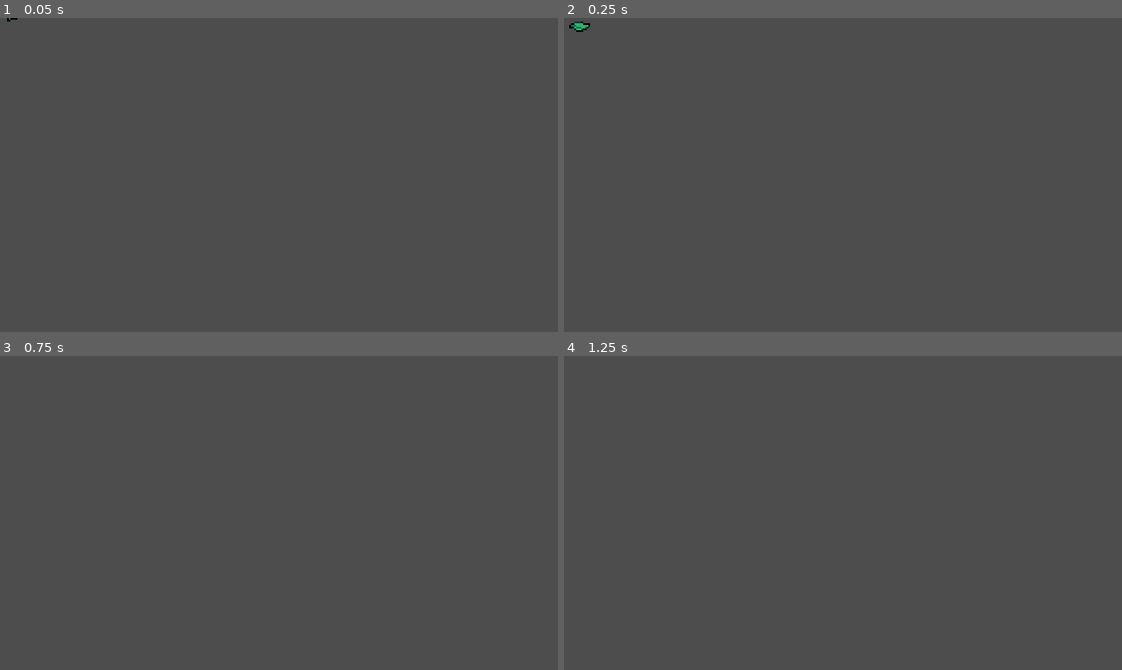
Above: before the commit, frames 1-4 (two rows, left to right).
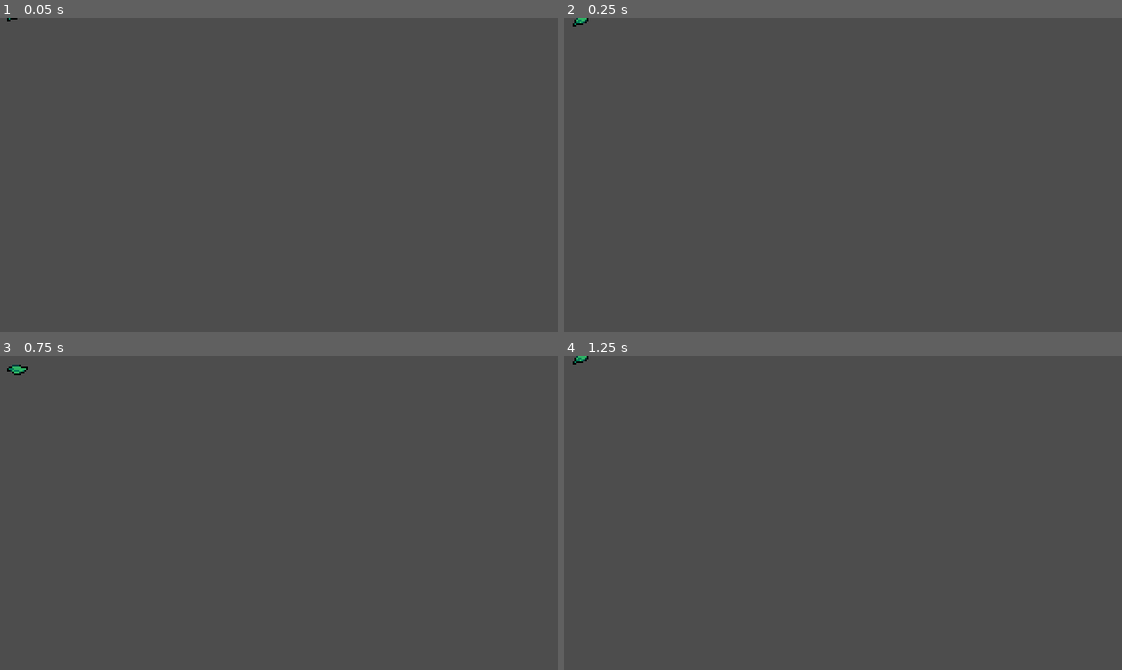
Above: after the commit, the same moments.

Repository: thaian229/Godot-Brave-Fox
Game: Godot game, scene res://scenes/effects/grass_wither_vfx.tscn
The game is run twice, just before and just after one commit, with the same random seed, the same clock (stepped at 60 frames per second) and the same inputs. This scene is started directly instead of the project's main scene.
Inputs:
- Up to frame 1 (0.05 s): no input
- Up to frame 2 (0.25 s): no input
- Up to frame 3 (0.75 s): hold Right (ui_right) from 0.53 s (still down); tap Z (attack) at 0.6 s
- Up to frame 4 (1.25 s): keep holding Right (ui_right)

Frame 1 is identical in both runs. In frame 2, 0.1% of the frame differs, in the area x 0-5%, y 0-5%; in frame 3, less than 0.1%; in frame 4, less than 0.1%.

Commit message:
add damage stats, bat die vfx and refactor

Diff:
--- a/project.godot
+++ b/project.godot
@@ -19,6 +19,11 @@
 "language": &"GDScript",
 "path": "res://scripts/grass.gd"
 }, {
+"base": "Area2D",
+"class": &"Hitbox",
+"language": &"GDScript",
+"path": "res://scripts/shared/hitbox.gd"
+}, {
 "base": "CharacterBody2D",
 "class": &"Player",
 "language": &"GDScript",
@@ -27,6 +32,7 @@
 _global_script_class_icons={
 "Damageable": "",
 "Grass": "",
+"Hitbox": "",
 "Player": ""
 }
 
--- a/scenes/bat.tscn
+++ b/scenes/bat.tscn
@@ -45,11 +45,14 @@
 texture_filter = 1
 collision_layer = 64
 script = ExtResource("1_nvqtc")
+knock_back_speed = 85
+air_friction = 85
 metadata/_edit_group_ = true
 
-[node name="Sprite2D" type="AnimatedSprite2D" parent="."]
+[node name="AnimatedSprite2D" type="AnimatedSprite2D" parent="."]
 position = Vector2(0, 3)
 frames = SubResource("SpriteFrames_7jo7b")
+playing = true
 
 [node name="CollisionShape2D" type="CollisionShape2D" parent="."]
 position = Vector2(0, 15)
@@ -69,7 +72,7 @@
 shape = SubResource("CapsuleShape2D_isdkx")
 
 [node name="Damageable" parent="." instance=ExtResource("5_o7u3y")]
-max_health = 2
+max_health = 3
 
 [connection signal="area_entered" from="Hurtbox" to="." method="_on_hurtbox_area_entered"]
 [connection signal="zero_health" from="Damageable" to="." method="_on_damageable_zero_health"]
--- a/scenes/effects/grass_wither_vfx.tscn
+++ b/scenes/effects/grass_wither_vfx.tscn
@@ -1,41 +1,37 @@
 [gd_scene load_steps=9 format=3 uid="uid://ccpgwgrntin3t"]
 
-[ext_resource type="Script" path="res://scripts/effects/grass_wither_vfx.gd" id="1_8470h"]
 [ext_resource type="Texture2D" uid="uid://5u37fr5as7m1" path="res://sprites/Effects/GrassEffect.png" id="1_dawhl"]
+[ext_resource type="Script" path="res://scripts/effects/vfx_once.gd" id="1_xqjvd"]
 
-[sub_resource type="AtlasTexture" id="AtlasTexture_reusb"]
+[sub_resource type="AtlasTexture" id="AtlasTexture_0itsm"]
 atlas = ExtResource("1_dawhl")
 region = Rect2(0, 0, 32, 32)
 
-[sub_resource type="AtlasTexture" id="AtlasTexture_xkmj7"]
+[sub_resource type="AtlasTexture" id="AtlasTexture_ytap2"]
 atlas = ExtResource("1_dawhl")
 region = Rect2(32, 0, 32, 32)
 
-[sub_resource type="AtlasTexture" id="AtlasTexture_pv08q"]
+[sub_resource type="AtlasTexture" id="AtlasTexture_h5va1"]
 atlas = ExtResource("1_dawhl")
 region = Rect2(64, 0, 32, 32)
 
-[sub_resource type="AtlasTexture" id="AtlasTexture_imax4"]
+[sub_resource type="AtlasTexture" id="AtlasTexture_tli7c"]
 atlas = ExtResource("1_dawhl")
 region = Rect2(96, 0, 32, 32)
 
-[sub_resource type="AtlasTexture" id="AtlasTexture_xnw50"]
+[sub_resource type="AtlasTexture" id="AtlasTexture_h6jsv"]
 atlas = ExtResource("1_dawhl")
 region = Rect2(128, 0, 32, 32)
 
-[sub_resource type="SpriteFrames" id="SpriteFrames_idj07"]
+[sub_resource type="SpriteFrames" id="SpriteFrames_4ad0x"]
 animations = [{
-"frames": [SubResource("AtlasTexture_reusb"), SubResource("AtlasTexture_xkmj7"), SubResource("AtlasTexture_pv08q"), SubResource("AtlasTexture_imax4"), SubResource("AtlasTexture_xnw50")],
-"loop": false,
+"frames": [SubResource("AtlasTexture_0itsm"), SubResource("AtlasTexture_ytap2"), SubResource("AtlasTexture_h5va1"), SubResource("AtlasTexture_tli7c"), SubResource("AtlasTexture_h6jsv")],
+"loop": true,
 "name": &"default",
-"speed": 10.0
+"speed": 5.0
 }]
 
-[node name="GrassWitherVfx" type="Node2D"]
+[node name="GrassWitherVfx" type="AnimatedSprite2D"]
 texture_filter = 1
-script = ExtResource("1_8470h")
-
-[node name="AnimatedSprite2D" type="AnimatedSprite2D" parent="."]
-frames = SubResource("SpriteFrames_idj07")
-
-[connection signal="animation_finished" from="AnimatedSprite2D" to="." method="_on_animated_sprite_2d_animation_finished"]
+frames = SubResource("SpriteFrames_4ad0x")
+script = ExtResource("1_xqjvd")
--- a/scenes/player.tscn
+++ b/scenes/player.tscn
@@ -767,10 +767,10 @@
 tree_root = SubResource("AnimationNodeStateMachine_sdjpc")
 anim_player = NodePath("../AnimationPlayer")
 parameters/playback = SubResource("AnimationNodeStateMachinePlayback_1qioy")
-parameters/Attack/blend_position = Vector2(0, 0)
-parameters/Idling/blend_position = Vector2(0, 0)
-parameters/Roll/blend_position = Vector2(0, -0.00645161)
-parameters/Running/blend_position = Vector2(0, 0)
+parameters/Attack/blend_position = Vector2(0, 1)
+parameters/Idling/blend_position = Vector2(0, 1)
+parameters/Roll/blend_position = Vector2(0, 1)
+parameters/Running/blend_position = Vector2(0, 1)
 
 [node name="SwordPivot" type="Node2D" parent="."]
 position = Vector2(0, -4)
@@ -779,6 +779,7 @@
 position = Vector2(16, 0)
 collision_layer = 16
 collision_mask = 8
+damage = 2
 
 [node name="CollisionShape2D" parent="SwordPivot/SwordHitbox" index="0"]
 shape = SubResource("CapsuleShape2D_ug18x")
--- /dev/null
+++ b/scenes/shared/bat_death_vfx.tscn
@@ -0,0 +1,56 @@
+[gd_scene load_steps=14 format=3 uid="uid://oobmli08jmhg"]
+
+[ext_resource type="Texture2D" uid="uid://dxfntj0gccljp" path="res://sprites/Effects/EnemyDeathEffect.png" id="1_3l3bh"]
+[ext_resource type="Script" path="res://scripts/effects/vfx_once.gd" id="2_bni1x"]
+
+[sub_resource type="AtlasTexture" id="AtlasTexture_ko045"]
+atlas = ExtResource("1_3l3bh")
+region = Rect2(0, 0, 32, 32)
+
+[sub_resource type="AtlasTexture" id="AtlasTexture_fe1es"]
+atlas = ExtResource("1_3l3bh")
+region = Rect2(32, 0, 32, 32)
+
+[sub_resource type="AtlasTexture" id="AtlasTexture_rjjoa"]
+atlas = ExtResource("1_3l3bh")
+region = Rect2(64, 0, 32, 32)
+
+[sub_resource type="AtlasTexture" id="AtlasTexture_48m8j"]
+atlas = ExtResource("1_3l3bh")
+region = Rect2(96, 0, 32, 32)
+
+[sub_resource type="AtlasTexture" id="AtlasTexture_db6th"]
+atlas = ExtResource("1_3l3bh")
+region = Rect2(128, 0, 32, 32)
+
+[sub_resource type="AtlasTexture" id="AtlasTexture_xnk84"]
+atlas = ExtResource("1_3l3bh")
+region = Rect2(160, 0, 32, 32)
+
+[sub_resource type="AtlasTexture" id="AtlasTexture_wwo3u"]
+atlas = ExtResource("1_3l3bh")
+region = Rect2(192, 0, 32, 32)
+
+[sub_resource type="AtlasTexture" id="AtlasTexture_rgyl3"]
+atlas = ExtResource("1_3l3bh")
+region = Rect2(224, 0, 32, 32)
+
+[sub_resource type="AtlasTexture" id="AtlasTexture_qfmo7"]
+atlas = ExtResource("1_3l3bh")
+region = Rect2(256, 0, 32, 32)
+
+[sub_resource type="AtlasTexture" id="AtlasTexture_htl3n"]
+atlas = ExtResource("1_3l3bh")
+region = Rect2(288, 0, 32, 32)
+
+[sub_resource type="SpriteFrames" id="SpriteFrames_ld34m"]
+animations = [{
+"frames": [SubResource("AtlasTexture_ko045"), SubResource("AtlasTexture_fe1es"), SubResource("AtlasTexture_rjjoa"), SubResource("AtlasTexture_48m8j"), SubResource("AtlasTexture_db6th"), SubResource("AtlasTexture_xnk84"), SubResource("AtlasTexture_wwo3u"), SubResource("AtlasTexture_rgyl3"), SubResource("AtlasTexture_qfmo7"), SubResource("AtlasTexture_htl3n")],
+"loop": false,
+"name": &"default",
+"speed": 20.0
+}]
+
+[node name="BatDeathVfx" type="AnimatedSprite2D"]
+frames = SubResource("SpriteFrames_ld34m")
+script = ExtResource("2_bni1x")
--- a/scenes/shared/hitbox.tscn
+++ b/scenes/shared/hitbox.tscn
@@ -1,7 +1,10 @@
-[gd_scene format=3 uid="uid://d3b5eqdx3jm3u"]
+[gd_scene load_steps=2 format=3 uid="uid://d3b5eqdx3jm3u"]
+
+[ext_resource type="Script" path="res://scripts/shared/hitbox.gd" id="1_8bixu"]
 
 [node name="Hitbox" type="Area2D" groups=["hitbox"]]
 collision_layer = 0
 collision_mask = 0
+script = ExtResource("1_8bixu")
 
 [node name="CollisionShape2D" type="CollisionShape2D" parent="."]
--- a/scripts/bat.gd
+++ b/scripts/bat.gd
@@ -4,6 +4,8 @@
 @export	var air_friction := 100
 
 @onready var damageable := $Damageable as Damageable
+@onready var die_vfx := preload("res://scenes/shared/bat_death_vfx.tscn") as PackedScene
+@onready var vfx_instance := die_vfx.instantiate() as AnimatedSprite2D
 
 
 func _physics_process(delta: float) -> void:
@@ -18,9 +20,15 @@
 	self.velocity = direction * knock_back_speed
 
 	# lose health
-	if damageable:
+	var hitbox := area as Hitbox
+	if damageable and hitbox:
+		damageable.current_health -= hitbox.damage
+	elif damageable:
 		damageable.current_health -= 1
 
 
 func _on_damageable_zero_health():
+	var world = get_tree().current_scene
+	world.add_child(vfx_instance)
+	vfx_instance.global_position = self.global_position
 	self.call_deferred("queue_free")
--- a/scripts/effects/grass_wither_vfx.gd
+++ /dev/null
@@ -1,11 +0,0 @@
-extends Node2D
-
-@onready var anim_sprite := $AnimatedSprite2D as AnimatedSprite2D
-
-
-func _ready() -> void:
-	anim_sprite.play("default")
-
-
-func _on_animated_sprite_2d_animation_finished():
-	self.call_deferred("queue_free")
--- /dev/null
+++ b/scripts/effects/vfx_once.gd
@@ -0,0 +1,10 @@
+extends AnimatedSprite2D
+
+
+func _ready() -> void:
+	self.connect("animation_finished", Callable(self, "_on_animation_finished"))
+	self.play("default")
+
+
+func _on_animation_finished():
+	self.call_deferred("queue_free")
--- a/scripts/grass.gd
+++ b/scripts/grass.gd
@@ -1,8 +1,8 @@
 class_name Grass
 extends Node2D
 
-@onready var grass_vfx := load("res://scenes/effects/grass_wither_vfx.tscn") as PackedScene
-@onready var vfx_instance := grass_vfx.instantiate() as Node2D
+@onready var grass_vfx := preload("res://scenes/effects/grass_wither_vfx.tscn") as PackedScene
+@onready var vfx_instance := grass_vfx.instantiate() as AnimatedSprite2D
 
 
 func _on_hurtbox_area_entered(_area: Area2D) -> void:
--- /dev/null
+++ b/scripts/shared/hitbox.gd
@@ -0,0 +1,7 @@
+class_name Hitbox
+extends Area2D
+
+@export var damage : int = 1 :
+	get: return damage
+	set(v):
+		damage = clampi(v, 0, 10)
